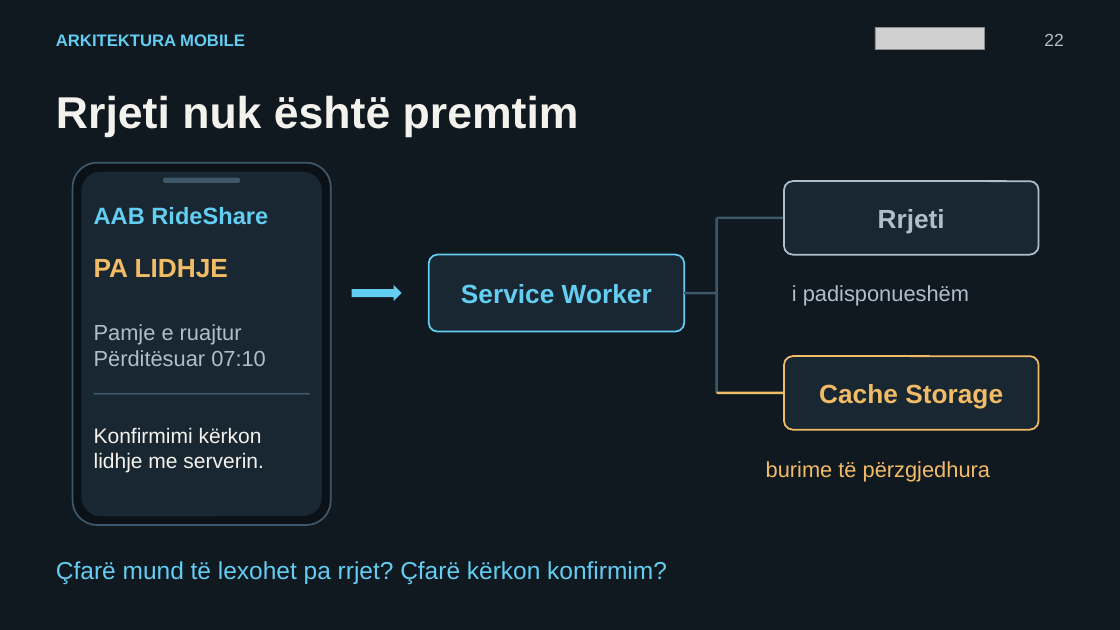
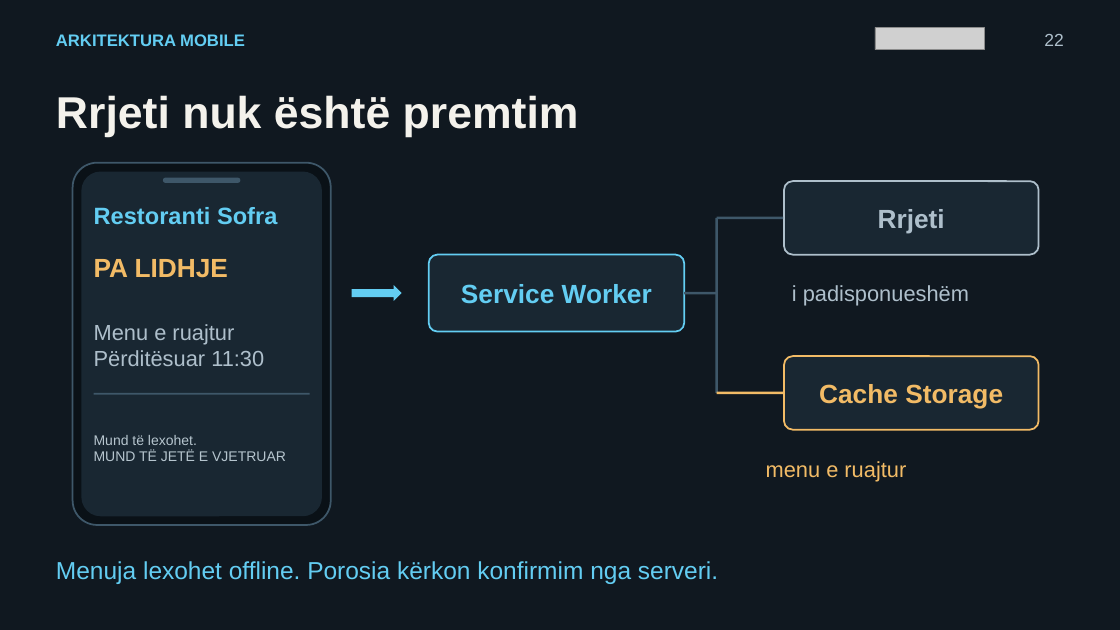
Before and after one commit to arbenl/arbenl.github.io, a slide deck: slide 22 of Jave1_Hyrje_Nextjs_PWA_Copilot_2026.pptx. Drawn at 1120x630 pixels with LibreOffice and Linux fonts; fonts in the diff are those of the drawing; grey boxes stand for pictures. Boxes give left, top, right and bottom in pixels: in the first picture for what was removed or moved away, otherwise in the second. Text is boxed around its words. In the diff, an @@ line names an element or a change of style, - is before the commit and + after.

```diff
--- a/Jave1_Hyrje_Nextjs_PWA_Copilot_2026.pptx
+++ b/Jave1_Hyrje_Nextjs_PWA_Copilot_2026.pptx
@@ text at box(94, 207, 277, 225): text changed @@
-AAB RideShare
+Restoranti Sofra
@@ text at box(94, 324, 264, 366): text changed @@
-Pamje e ruajtur
-Përditësuar 07:10
+Menu e ruajtur
+Përditësuar 11:30
@@ text at box(94, 435, 286, 461): text changed; size 18 to 12 pt; text colour #F4F2EC to #B6C5CE @@
-Konfirmimi kërkon
-lidhje me serverin.
+Mund të lexohet.
+MUND TË JETË E VJETRUAR
@@ text at box(766, 461, 906, 482): text changed @@
-burime të përzgjedhura
+menu e ruajtur
@@ text at box(56, 561, 718, 584): text changed @@
-Çfarë mund të lexohet pa rrjet? Çfarë kërkon konfirmim?
+Menuja lexohet offline. Porosia kërkon konfirmim nga serveri.
```
Also in this commit, not shown: 18 other slides changed, 2 slides added, 2 slides removed, 3 other files.
